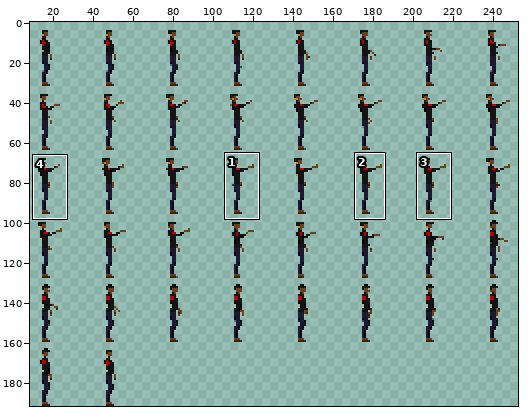
Sprite sheet, stored at Assets/SpriteSheets/Player/player_interact_8.png. Above: a wide view before the commit, with the close-up outlined.
Close-up. Before the commit:
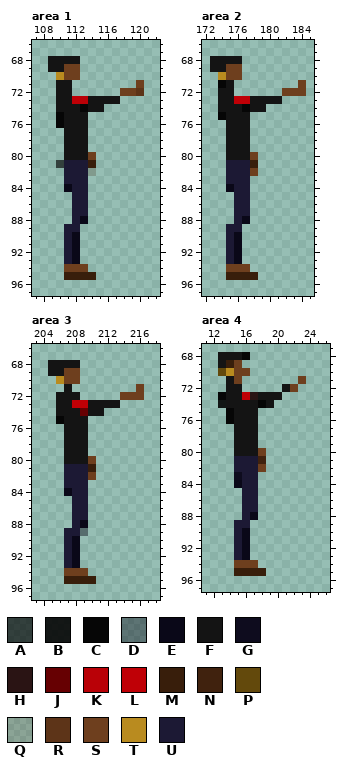
The file is 256x192 pixels. Pixels under 10% opacity are left out. Colours within 5 levels of each other are drawn and written as one. Shown: area 1: x 107..122, y 66..97; area 2: x 172..185, y 66..97; area 3: x 203..218, y 66..97; area 4: x 11..26, y 67..97. The wide view leaves out empty margins. The commit also changed other parts of the picture, which this record leaves out.
Palette (. is transparent): A #060606af  B #060606e7  C #060606  D #0a081768  E #0a0818  F #141414  G #0e0c1e  H #2a1414  J #660002  K #b90107  L #bf0006  M #381e0b  N #40220e  P #63490c  Q #59321730  R #5d3418  S #6e3f1e  T #b98b1f  U #1c1934
Now the later version:
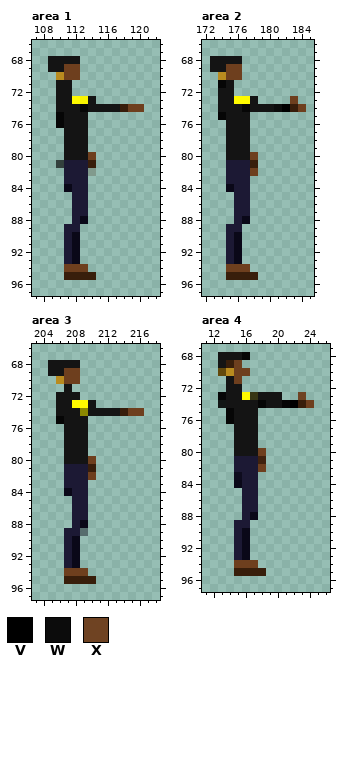
Colours new in this view: V #000000  W #0c0c0c  X #6e3f1ef7
The edit:
{"colour":"H","old":"#2a1414","new":"#373614"}
{"colour":"J","old":"#660002","new":"#8b8800"}
{"colour":"K","old":"#b90107","new":"#f8f301"}
{"colour":"L","old":"#bf0006","new":"#fffa00"}
{"where": "area 1"}
{"y":71,"x":120,"old":"S","new":"."}
{"y":72,"x":118,"old":"SSR","new":"..."}
{"y":73,"x":115,"old":"FFF","new":"..."}
{"y":74,"x":116,"old":".....","new":"FFMSS"}
{"where": "area 2"}
{"y":71,"x":184,"old":"S","new":"."}
{"y":72,"x":182,"old":"SSS","new":"..."}
{"y":73,"x":179,"old":"FFF","new":"..."}
{"y":73,"x":183,"old":".","new":"S"}
{"y":74,"x":180,"old":".....","new":"FWVMS"}
{"where": "area 3"}
{"y":71,"x":216,"old":"S","new":"."}
{"y":72,"x":214,"old":"SSS","new":"..."}
{"y":73,"x":211,"old":"FFF","new":"..."}
{"y":74,"x":212,"old":".....","new":"FFMSS"}
{"where": "area 4"}
{"y":71,"x":23,"old":"S","new":"."}
{"y":72,"x":21,"old":"FS","new":".."}
{"y":73,"x":23,"old":".","new":"X"}
{"y":74,"x":20,"old":".....","new":"FCVMS"}
{"label":"changed","picture_box":[72,80,144,112]}
{"label":"changed","picture_box":[234,80,306,112]}
{"label":"changed","picture_box":[72,384,144,416]}
{"label":"changed","picture_box":[242,376,314,408]}
